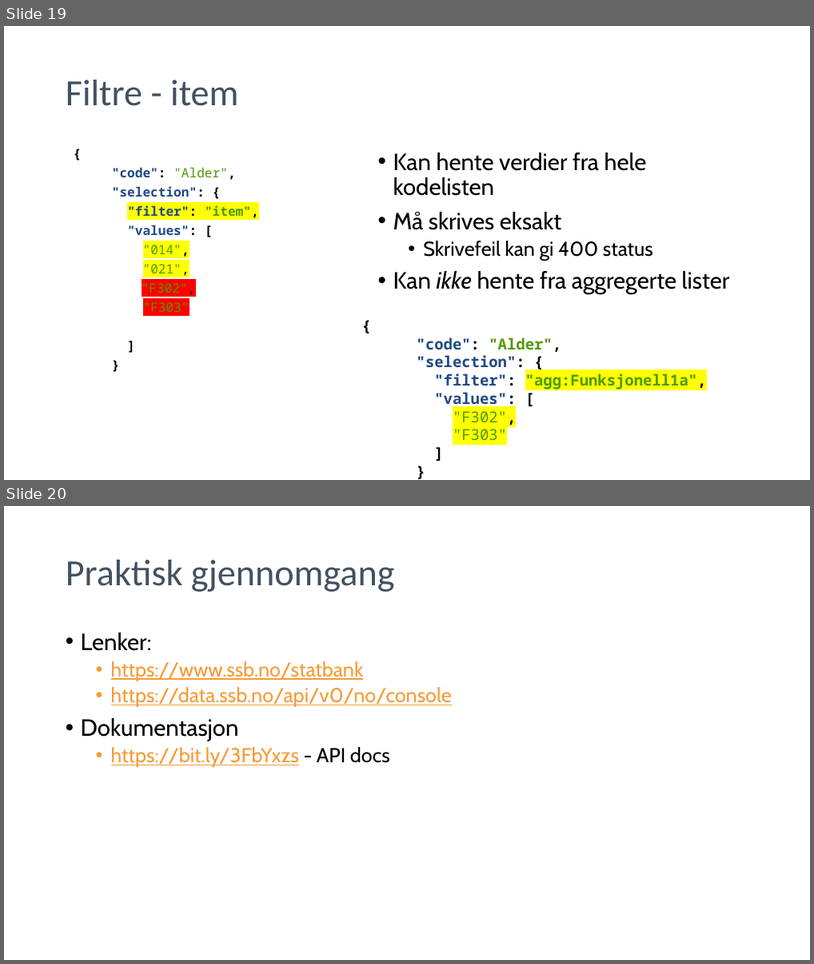
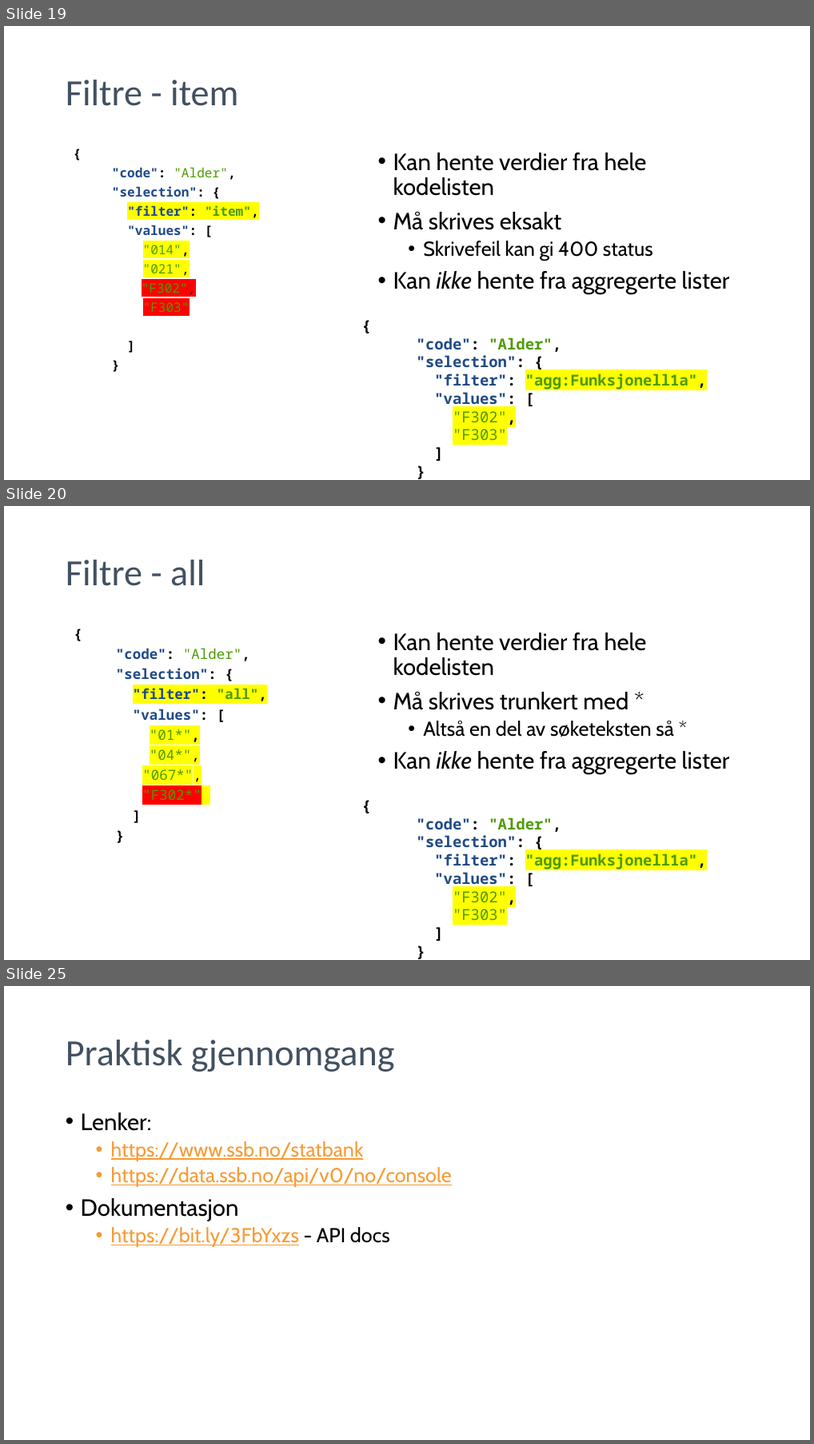
Before and after one commit to pandaAPIkurs/kursdata, a slide deck: Trinn2.pptx. Shown one above the other, each under a label of ours: slides 19 and 20 before the commit, slides 19, 20 and 25 after it; the slides between them are not shown. The pictures are 814x964 and 814x1444 pixels, drawn with LibreOffice and Linux fonts; fonts in the diff are those of the drawing; background and template pictures are left out. Boxes give left, top, right and bottom in pixels: in the first picture for what was removed or moved away, otherwise in the second. Text is boxed around its words. In the diff, an @@ line names an element or a change of style, - is before the commit and + after.

```diff
--- a/Trinn2.pptx
+++ b/Trinn2.pptx
@@ slide 20 added at (4,506,810,960), background #FFFFFF @@
@@ title added at (66,560,205,586), 44 pt, text #425161 @@
+Filtre - all
@@ text added at (116,648,267,800), 16.6 pt, text #4E9A06, bold @@
+{
+"code": "Alder",
+"selection": {
+"filter": "all",
+"values": [
+"01*",
+"04*",
+"067*",
+"F302*"
+]
+}
@@ text added at (394,632,730,774), 28 pt, text #000000 @@
+• Kan hente verdier fra hele kodelisten
+• Må skrives trunkert med *
+  • Altså en del av søketeksten så *
+• Kan ikke hente fra aggregerte lister
@@ text added at (417,817,707,920), 18 pt, text #4E9A06, bold @@
+{
+"code": "Alder",
+"selection": {
+"filter": "agg:Funksjonell1a",
+"values": [
+"F302",
+"F303"
+]
+}
@@ what was slide 20 is now slide 25 @@
```
Also in this commit, not shown: 6 slides changed, 6 other slides added, 4 slides removed, 5 other files.
